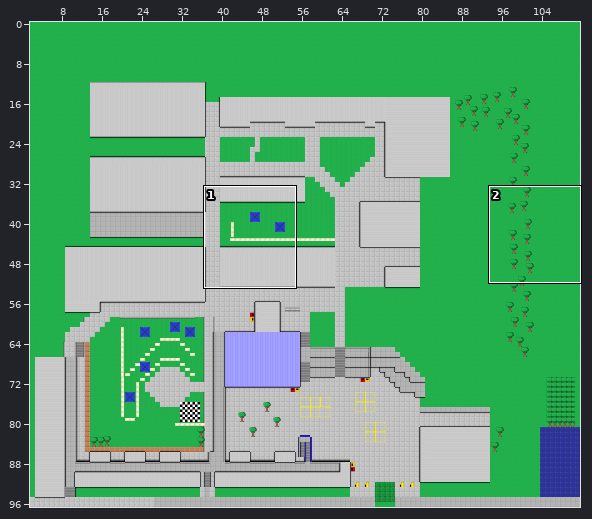
Tiled map, stored at assets/tiles/tiles/qhhs map.tmx. Above: a wide view before the commit, with the close-up outlined.
Close-up. First the earlier version:
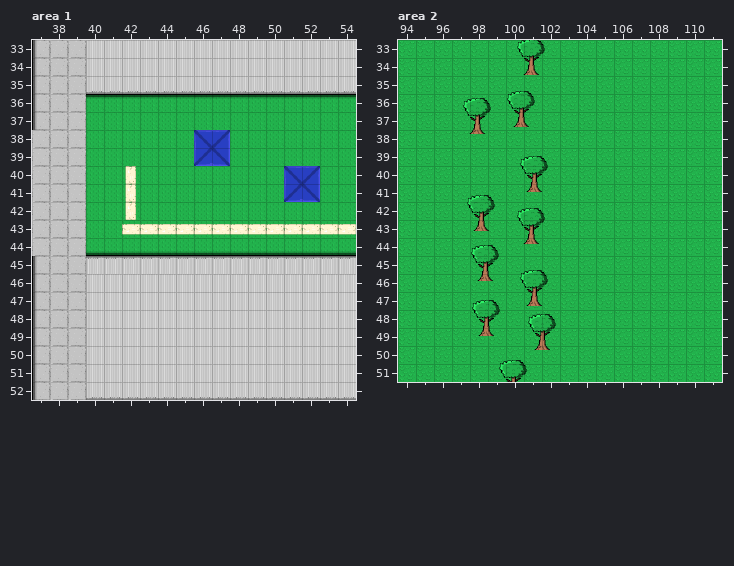
Cells are 32x32 px. Shown: area 1 x 37..54, y 33..52; area 2 x 94..111, y 33..51. The commit also changed other parts of the map, which this record leaves out.
And afterwards:
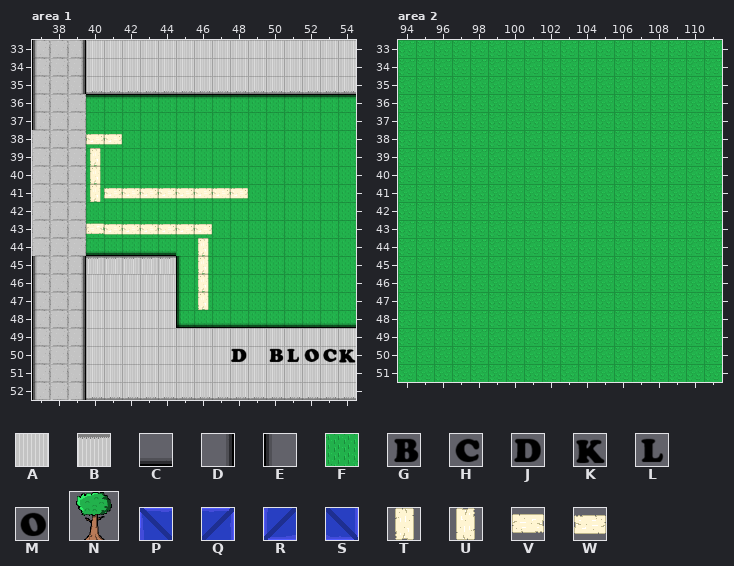
Key: from "roofs": A 0, B 1 turned 180; from "shadow": C 0, D 0 turned 270, E 0 turned 90; from "syngrass": F 0; from "text": G 1, H 2, J 3, K 10, L 11, M 14; from "tree": N 0; from "umbrella": P 0, Q 1, R 2, S 3; from "white rock": T 0, U 0 turned 180, V 0 turned 270, W 0 turned 90.
_ is an empty cell.
Objects are placed by their top-left corner, in cells (3,4 is the top-left corner of cell 3,4); size is 1x1 cell unless given.
Tiles of an added or newly shown layer are drawn over the layers below it.
Change:
Layer "upstairs", area 1:
There is now tile F in rows 45 to 48 at x 45 to 54.
Layer "Tile Layer 3", area 1:
There is now tile C in row 48 at x 45 to 54.
There is now tile D in rows 33 to 35 at x 39.
The edit erases tile C in row 44 at x 45 to 54.
The edit erases tile U in rows 40 to 42 at x 42.
The edit erases tile W in row 43 at x 47 to 54.
Layer "Tile Layer 5", area 1:
There is now tile E in rows 45 to 48 at x 45.
There is now tile T in rows 39 to 41 at x 40; in rows 44 to 47 at x 46.
There is now tile V in row 43 at x 40.
There is now tile W in row 38 at x 40 to 41; in row 41 at x 41 to 48; in row 43 at x 41.
Layer "Tile Layer 6", area 1:
There is now tile D in rows 45 to 52 at x 39.
Layer "buildings", area 1:
The edit erases tile A in rows 46 to 48 at x 45 to 54.
The edit erases tile B in row 45 at x 45 to 54.
The edit erases tile P in row 38 at x 46; in row 40 at x 51.
The edit erases tile Q in row 38 at x 47; in row 40 at x 52.
The edit erases tile R in row 39 at x 46; in row 41 at x 51.
The edit erases tile S in row 39 at x 47; in row 41 at x 52.
Layer "text" (added), area 1:
There is now tile G in row 50 at x 50.
There is now tile H in row 50 at x 53.
There is now tile J in row 50 at x 48.
There is now tile K in row 50 at x 54.
There is now tile L in row 50 at x 51.
There is now tile M in row 50 at x 52.
Layer "Object Layer 1" (removed), area 2:
Object N at 100.4,33 size 2x2 is removed.
Object N at 99.8,35.8 size 2x2 is removed.
Object N at 97.4,36.2 size 2x2 is removed.
Object N at 100.5,39.5 size 2x2 is removed.
Object N at 97.6,41.6 size 2x2 is removed.
Object N at 100.4,42.3 size 2x2 is removed.
Object N at 97.8,44.4 size 2x2 is removed.
Object N at 100.5,45.8 size 2x2 is removed.
Object N at 97.9,47.5 size 2x2 is removed.
Object N at 101,48.2 size 2x2 is removed.
Object N at 99.4,50.8 size 2x2 is removed.
